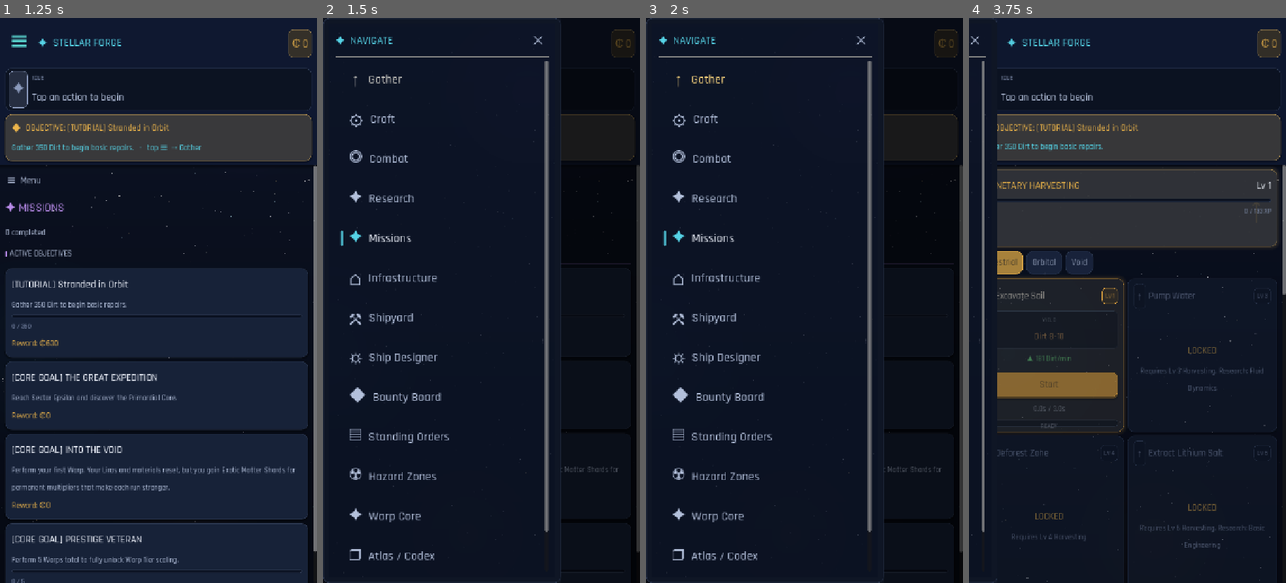
Above: before the commit, frames 1-4 (left to right).
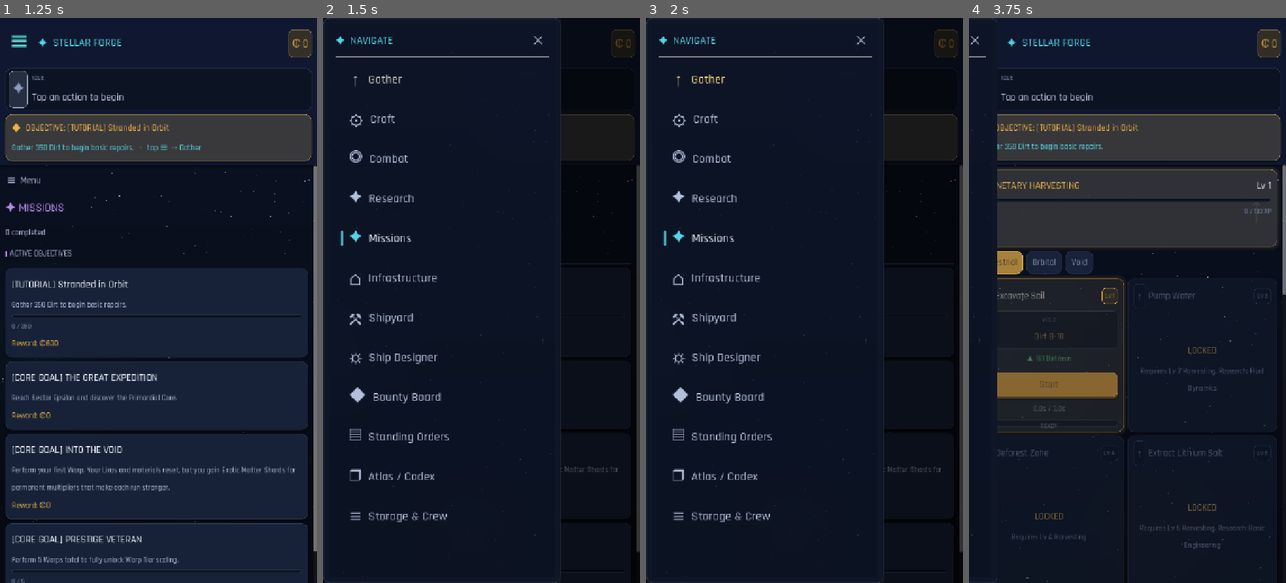
Above: after the commit, the same moments.

Repository: trakyalilter/TestMobileGame
Game: Godot game, scene res://scenes/main.tscn
Two runs of this game, one before a commit and one after it. Both use one fixed random seed, a clock stepped at 60 frames per second and the inputs below.
Inputs (mouse positions are in pixels of both pictures, inside the frame that each line leads up to):
- Up to frame 1 (1.25 s): click "☰" at 0.5 s
- Up to frame 2 (1.5 s): click "☰" at 1.25 s
- Up to frame 3 (2 s): no input
- Up to frame 4 (3.75 s): click "✕" at 2 s; click "☰" at 2.75 s; click (1086, 80) at 3.52 s

Frame 1 is identical in both runs. In frame 2, 2.0% of the frame differs, in the area x 8-72%, y 7-96%; in frame 3, 2.0%; in frame 4, 0.7%.

Commit message:
Hide late-game systems until their reveal moments (desktop parity)
Mobile exposed everything from the start: all 11 sector tabs (incl.
Sector 11's spoiler text), the Warp Core page, the Hazard page, and the
hazard enemies in the Atlas. Desktop keeps these secret: locked sectors
are hidden entirely (get_available_zones), the Warp tab reveals on
Zone 6 research with a fanfare (v110), hazards appear only once their
unlock boss falls, and Recursion gets a one-shot pointer on the first
Void Artifact (v109). Ported all of it: zone tabs list only unlocked
sectors; Warp/Hazard nav entries gate on persisted game_flags; the
Atlas hazard section gates on hazard unlock; feature_revealed fanfares
fire on the reveal moments; old saves that already passed a milestone
keep it revealed (load back-compat). Also emit zones' unlock_flag so
the flag-gated Sector 11 hides properly.

https://claude.ai/code/session_01GUAm67mj5mAEoyJTAWupry

Diff:
--- a/scripts/core/game_data.gd
+++ b/scripts/core/game_data.gd
@@ -574,7 +574,7 @@
 	{"id": "sector_delta", "name": "Sector Delta", "desc": "Crystal nebula. Prismatic entities and void anomalies.", "difficulty": 8, "enemies": ["z8_prism_drone", "z8_crystal_golem", "z8_void_stalker", "z8_nebula_phantom", "z8_boss_warden"], "research_req": "zone_8_access"},
 	{"id": "sector_zeta", "name": "Sector Zeta", "desc": "Quarantine zone. Biological horrors and rogue AI.", "difficulty": 9, "enemies": ["z9_plague_drone", "z9_bio_horror", "z9_rogue_ai", "z9_quarantine_mech", "z9_boss_patient_zero"], "research_req": "zone_9_access"},
 	{"id": "sector_epsilon", "name": "Sector Epsilon", "desc": "Beyond known space. Primordial entities and temporal anoma …(185 unchanged characters)…
-	{"id": "the_threshold", "name": "Sector 11 — The Threshold" …(244 unchanged characters)… leviathan", "z11_boss_threshold_warden"]},
+	{"id": "the_threshold", "name": "Sector 11 — The Threshold" …(244 unchanged characters)… leviathan", "z11_boss_threshold_warden"], "unlock_flag": "z11_unlocked"},
 ]
 
 const HAZARD_ZONES := {
--- a/scripts/core/game_state.gd
+++ b/scripts/core/game_state.gd
@@ -10,6 +10,7 @@
 signal missions_changed
 signal offline_ready          # emitted after a background-resume catch-up, for the UI modal
 signal level_up(skill_id: String, level: int)        # skill leveled up — celebratory popup
+signal feature_revealed(title: String, msg: String)  # late-game system reveal fanfare (desktop parity)
 var _suppress_fx := false                            # mute transient juice during offline catch-up
 
 # Missions (tutorial chain)
@@ -295,6 +296,12 @@
 	if amt > 0 and amount(sym) <= 0 and used_slots() >= max_slots():
 		return
 	resources[sym] = amount(sym) + amt
+	# One-shot Recursion pointer on first Void Artifact (desktop v109).
+	if sym == "VoidArtifact" and amt > 0 and not game_flags.get("recursion_revealed", false):
+		game_flags["recursion_revealed"] = true
+		if not _suppress_fx:
+			feature_revealed.emit("⟨ RECURSION PROTOCOLS ONLINE ⟩",
+				"Spend Void Artifacts on the Research page's RECURSION tab for permanent global bonuses.")
 	if amt > 0 and not missions_active.is_empty():
 		_mission_event("gather", sym, amt)
 	if amt > 0:
@@ -2376,6 +2383,11 @@
 	credits -= int(t.get("credits", 0))
 	spend(t.get("items", {}))
 	unlocked_research[rid] = true
+	# Warp Core stays hidden until Zone 6 research (desktop v110 reveal moment).
+	if rid == "zone_6_access" and not game_flags.get("warp_revealed", false):
+		game_flags["warp_revealed"] = true
+		feature_revealed.emit("⟨ WARP CORE RESONANCE ⟩",
+			"A new prestige system is online — open WARP CORE in the menu to spend Exotic Matter Shards.")
 	_mission_event("research", rid, 1)
 	# discover missions (e.g. goal_001 -> sector_epsilon): a zone is "discovered"
 	# the moment its gating research is unlocked.
@@ -3589,6 +3601,11 @@
 		boss_kills[k] = int(boss_kills[k])
 	hazard_clears = data.get("hazard_clears", {})
 	game_flags = data.get("game_flags", {})
+	# Reveal back-compat: saves that already passed a milestone shouldn't re-hide it.
+	if is_research_unlocked("zone_6_access") or total_warps > 0:
+		game_flags["warp_revealed"] = true
+	if amount("VoidArtifact") > 0:
+		game_flags["recursion_revealed"] = true
 	_mission_sync()   # reconcile active missions with already-satisfied state on load
 	var last := float(data.get("time", Time.get_unix_time_from_system()))
 	var away := Time.get_unix_time_from_system() - last
--- a/scripts/ui/main.gd
+++ b/scripts/ui/main.gd
@@ -144,6 +144,8 @@
 	GameState.missions_changed.connect(_on_tick)
 	GameState.offline_ready.connect(_on_offline_ready)
 	GameState.level_up.connect(_on_level_up)
+	GameState.feature_revealed.connect(func(title: String, msg: String) -> void:
+		_celebrate(title, msg, PURP))
 	get_viewport().size_changed.connect(_update_safe_area)
 	call_deferred("_update_safe_area")
 	_refresh_top()
@@ -687,7 +689,8 @@
 	list.size_flags_horizontal = Control.SIZE_EXPAND_FILL
 	list_sc.add_child(list)
 	for t in NAV_ALL:
-		list.add_child(_make_drawer_item(t.id, t.label, t.icon))
+		if _nav_visible(t.id):
+			list.add_child(_make_drawer_item(t.id, t.label, t.icon))
 
 func _make_drawer_item(id: String, label: String, icon: String) -> Button:
 	var btn := Button.new()
@@ -1071,12 +1074,15 @@
 			rb.pressed.connect(func() -> void: GameState.repair_hull())
 		hrow.add_child(rb)
 	v.add_child(hrow)
+	# Desktop parity (get_available_zones): locked sectors are HIDDEN entirely —
+	# their names/descriptions stay secret until the gating research/flag lands.
 	var zone_items := []
 	for z in GameData.ZONES:
-		# Locked zones (research-gated) get a padlock so progression reads clearly.
-		var lbl: String = z["name"] if _zone_unlocked(z) else "🔒 " + z["name"]
-		zone_items.append({"id": z["id"], "label": lbl})
+		if _zone_unlocked(z):
+			zone_items.append({"id": z["id"], "label": z["name"]})
 	combat_zone = clampi(combat_zone, 0, GameData.ZONES.size() - 1)
+	if not _zone_unlocked(GameData.ZONES[combat_zone]):
+		combat_zone = 0   # selection fell on a hidden sector — snap to Lunar Orbit
 	var cur_zone_id: String = GameData.ZONES[combat_zone]["id"]
 	_subtabs(v, zone_items, cur_zone_id, RED, func(id: String) -> void:
 		for i in GameData.ZONES.size():
@@ -1108,8 +1114,24 @@
 			g.add_child(_enemy_card(eid, GameData.ENEMIES[eid]))
 
 func _zone_unlocked(zone: Dictionary) -> bool:
+	var fl: String = zone.get("unlock_flag", "")
+	if fl != "" and not GameState.game_flags.get(fl, false):
+		return false
 	var req: String = zone.get("research_req", "")
 	return req == "" or GameState.is_research_unlocked(req)
+
+## Desktop parity: late-game systems stay hidden from navigation until their
+## reveal moment (Warp Core @ Zone 6 research; Hazards once one is unlocked).
+func _nav_visible(id: String) -> bool:
+	match id:
+		"warp":
+			return GameState.game_flags.get("warp_revealed", false)
+		"hazard":
+			for hid in GameData.HAZARD_ZONES:
+				if GameState.is_hazard_unlocked(hid):
+					return true
+			return false
+	return true
 
 # ---- Damage-type / resistance widgets (v109 headline mechanic) ----
 # A short type tag + accent for an enemy's own attack damage type.
@@ -1570,6 +1592,8 @@
 	t.add_theme_color_override("font_color", Color.html(CYAN))
 	v.add_child(t)
 	for it in MORE_MENU:
+		if not _nav_visible(it["id"]):
+			continue
 		var b := Button.new()
 		b.text = it["label"]
 		b.custom_minimum_size = Vector2(0, 54)
@@ -2998,9 +3022,12 @@
 			c.add_child(ib)
 			v.add_child(c.get_parent())
 	# Hazard-zone gauntlet enemies aren't in any sector pool — list them so the
-	# codex is complete (incl. hz_ drones / elites / overlords).
+	# codex is complete (incl. hz_ drones / elites / overlords). Hidden until
+	# the hazard is unlocked (desktop never lists them before that).
 	var hz_seen := {}
 	for hz_id in GameData.HAZARD_ZONES:
+		if not GameState.is_hazard_unlocked(hz_id):
+			continue
 		var hz: Dictionary = GameData.HAZARD_ZONES[hz_id]
 		var pool: Array = []
 		pool.append_array(hz.get("enemy_pool", []))
Not shown, changed: tools/gen_data.py
